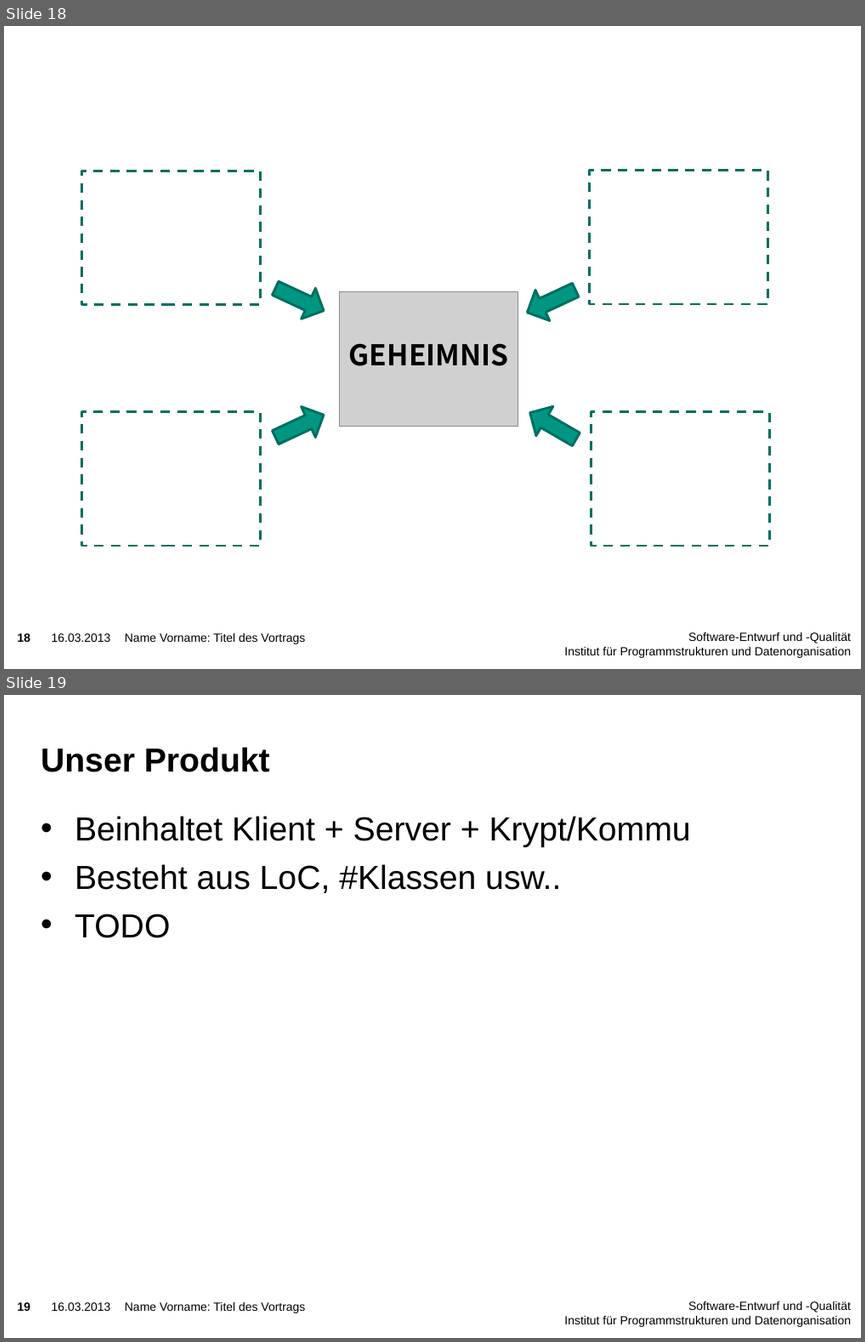
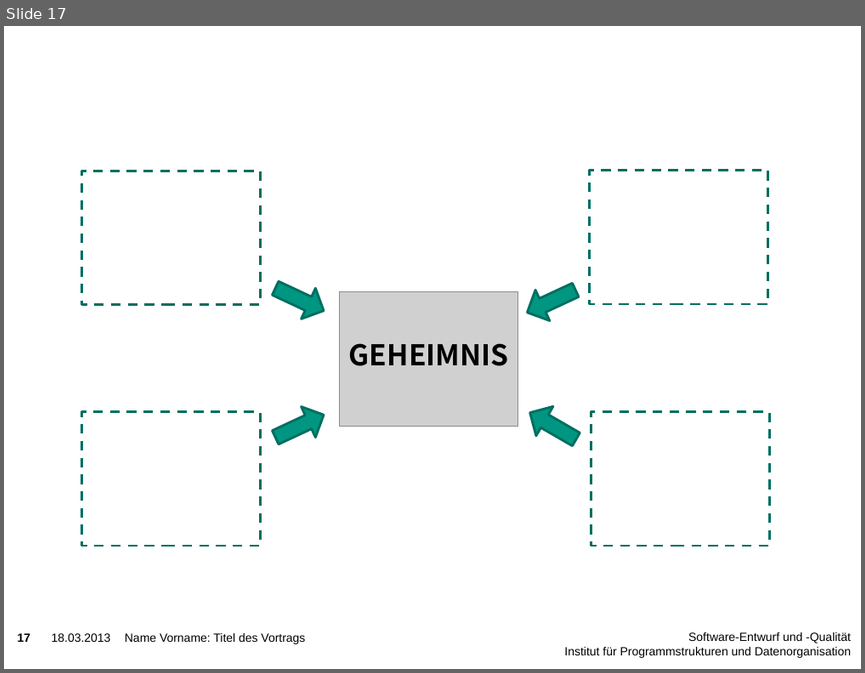
Before and after one commit to niklasb/pse-broadcast-encryption, a slide deck: praesentation/pse-abschluss.pptx. Shown one above the other, each under a label of ours: slides 18 and 19 before the commit, slide 17 after it. The pictures are 865x1342 and 865x673 pixels, drawn with LibreOffice and Linux fonts; fonts in the diff are those of the drawing; grey boxes stand for pictures; background and template pictures are left out. Boxes give left, top, right and bottom in pixels: in the first picture for what was removed or moved away, otherwise in the second. Text is boxed around its words. In the diff, an @@ line names an element or a change of style, - is before the commit and + after.

```diff
--- a/praesentation/pse-abschluss.pptx
+++ b/praesentation/pse-abschluss.pptx
@@ slide 19 removed at [4, 695, 861, 1338], background picture (left out); not listed: 3 template elements that a slide beside it also shows @@
@@ title removed at [41, 747, 270, 772] @@
-Unser Produkt
@@ text removed at [75, 816, 691, 938] @@
-• Beinhaltet Klient + Server + Krypt/Kommu
-• Besteht aus LoC, #Klassen usw..
-• TODO
@@ text removed at [125, 1302, 305, 1313] @@
-Name Vorname: Titel des Vortrags
@@ what was slide 18 is now slide 17 @@
@@ slide 17 changed as well @@
@@ page number at [18, 633, 31, 641]: text changed @@
-18
+17
@@ text at [52, 633, 111, 641]: text changed @@
-16.03.2013
+18.03.2013
```
Also in this commit, not shown: 16 other slides changed, 4 slides added, 1 other slide removed, 1 other file.
